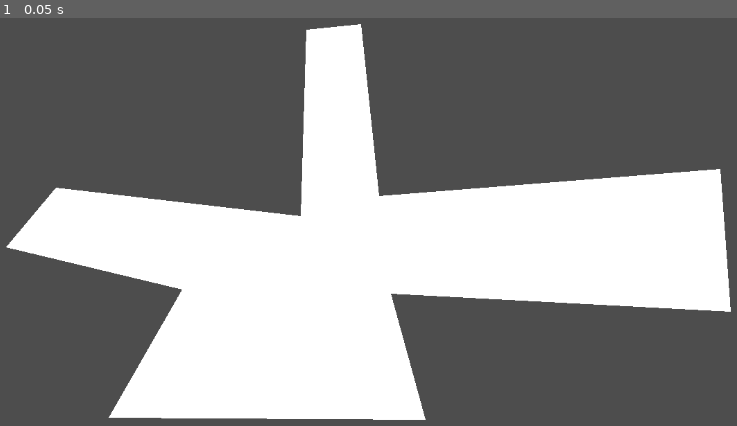
Above: before the commit, frame 1.
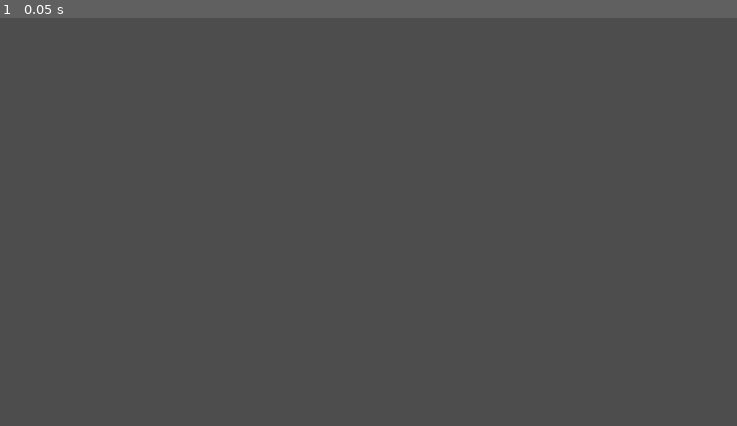
Above: after the commit, the same moment.

Repository: WinnerWind/omov-game
Game: Godot game, scene res://scenes/main.tscn
Same seed, same stepped clock (60 frames per second), same inputs: the game is played once before the commit and once after it.
Inputs:
- Up to frame 1 (0.05 s): no input

The runs differ from the first frame. In frame 1, 39% of the frame differs, in the area x 0-100%, y 1-99%.

Commit message:
Use correct scene for stop areas

Diff:
--- a/scenes/main.tscn
+++ b/scenes/main.tscn
@@ -1,11 +1,31 @@
-[gd_scene load_steps=3 format=3 uid="uid://bp6qss41chrho"]
+[gd_scene load_steps=6 format=3 uid="uid://bp6qss41chrho"]
 
 [ext_resource type="Script" uid="uid://bikrhnp7h2fj6" path="res://scripts/pothole_spawner.gd" id="1_o5qli"]
 [ext_resource type="PackedScene" uid="uid://bl8poaryl3h53" path="res://scenes/prefabs/stop_area.tscn" id="2_0wfyh"]
+[ext_resource type="Script" uid="uid://cqp60ymv8d6c2" path="res://scripts/car_spawner.gd" id="3_jyhfs"]
+[ext_resource type="PackedScene" uid="uid://ctmkpurla8vot" path="res://scenes/prefabs/car.tscn" id="4_tbgi4"]
+
+[sub_resource type="Curve2D" id="Curve2D_jyhfs"]
+_data = {
+"points": PackedVector2Array(0, 0, 0, 0, 149, 68, -306, 160, 306, -160, 421, 388, -171, -5, 171, 5, 672, 441)
+}
+point_count = 3
 
 [node name="Node2D" type="Node2D"]
 
 [node name="PotholeSpawner" type="Polygon2D" parent="."]
+color = Color(1, 1, 1, 0)
 polygon = PackedVector2Array(495, 53, 574, 45, 600, 293, 1092, 254, 1107, 460, 617, 434, 667, 616, 210, 613, 316, 428, 62, 367, 134, 281, 487, 322)
 script = ExtResource("1_o5qli")
 scene = ExtResource("2_0wfyh")
+
+[node name="CarSpawner" type="Node2D" parent="." node_paths=PackedStringArray("timer")]
+script = ExtResource("3_jyhfs")
+max_delay = 0.1
+min_delay = 0.2
+curves = Array[Curve2D]([SubResource("Curve2D_jyhfs")])
+car_packed = ExtResource("4_tbgi4")
+timer = NodePath("Timer")
+metadata/_custom_type_script = "uid://cqp60ymv8d6c2"
+
+[node name="Timer" type="Timer" parent="CarSpawner"]
--- a/scenes/prefabs/stop_area.tscn
+++ b/scenes/prefabs/stop_area.tscn
@@ -1,27 +1,18 @@
 [gd_scene load_steps=3 format=3 uid="uid://bl8poaryl3h53"]
 
-[sub_resource type="GDScript" id="GDScript_480gi"]
-script/source = "@tool
-extends SlowdownArea
-class_name StopArea
+[ext_resource type="Script" uid="uid://dm1cwo4hquhf6" path="res://scripts/slowdown_areas.gd" id="1_kn2g5"]
 
-func path_exited(_path:CarPath):
-	pass
-
-func path_entered(path:CarPath):
-	path.stopped = apply_effect
-"
-
-[sub_resource type="RectangleShape2D" id="RectangleShape2D_sugp2"]
+[sub_resource type="RectangleShape2D" id="RectangleShape2D_480gi"]
 size = Vector2(100, 100)
 
 [node name="Stop Area" type="Area2D" node_paths=PackedStringArray("collision_shape")]
 collision_layer = 0
 collision_mask = 3
-script = SubResource("GDScript_480gi")
-apply_effect = null
-slowdown_speed = null
+script = ExtResource("1_kn2g5")
+apply_effect = true
+slowdown_speed = 100.0
+shape = SubResource("RectangleShape2D_480gi")
 collision_shape = NodePath("CollisionShape2D")
 
 [node name="CollisionShape2D" type="CollisionShape2D" parent="."]
-shape = SubResource("RectangleShape2D_sugp2")
+shape = SubResource("RectangleShape2D_480gi")
